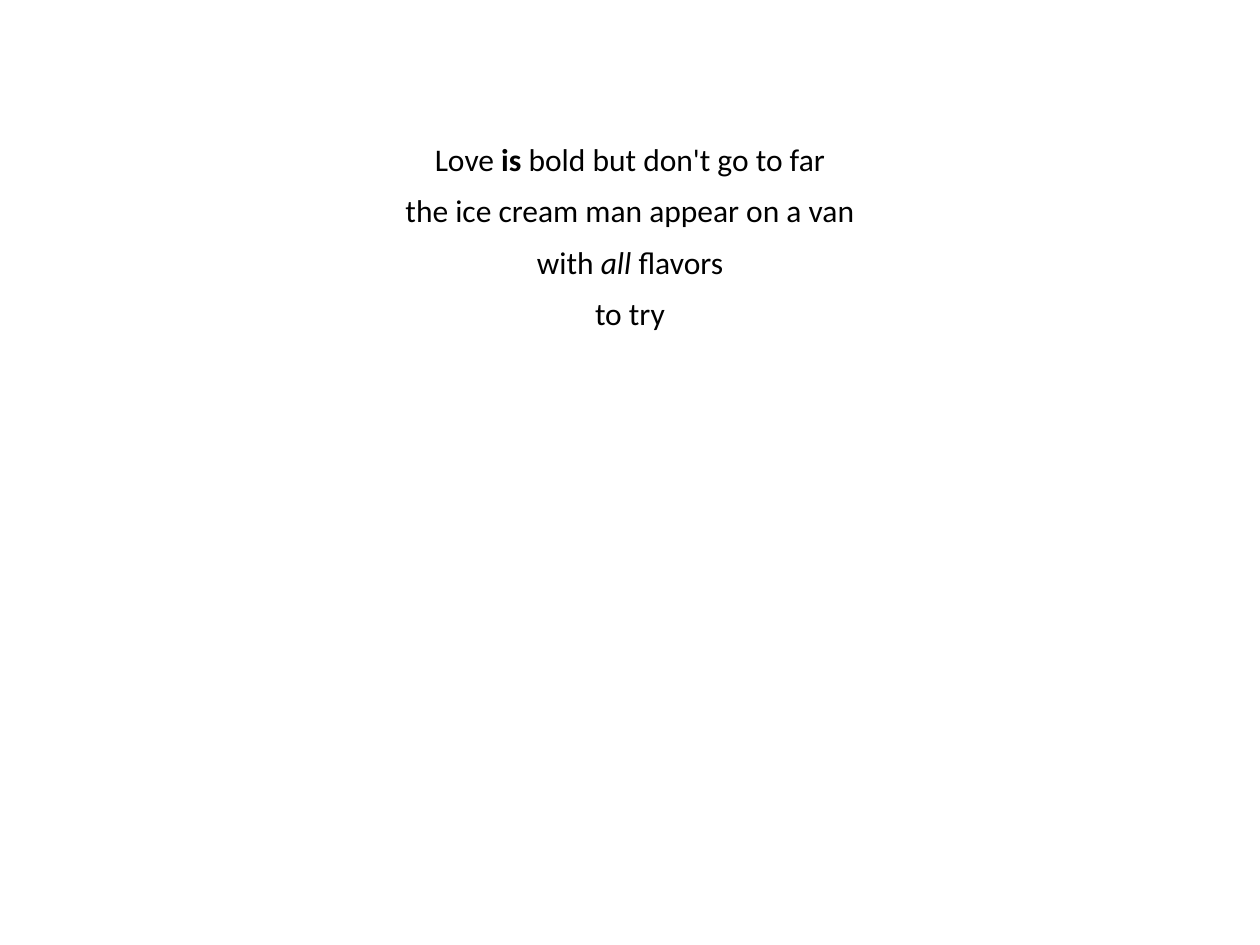
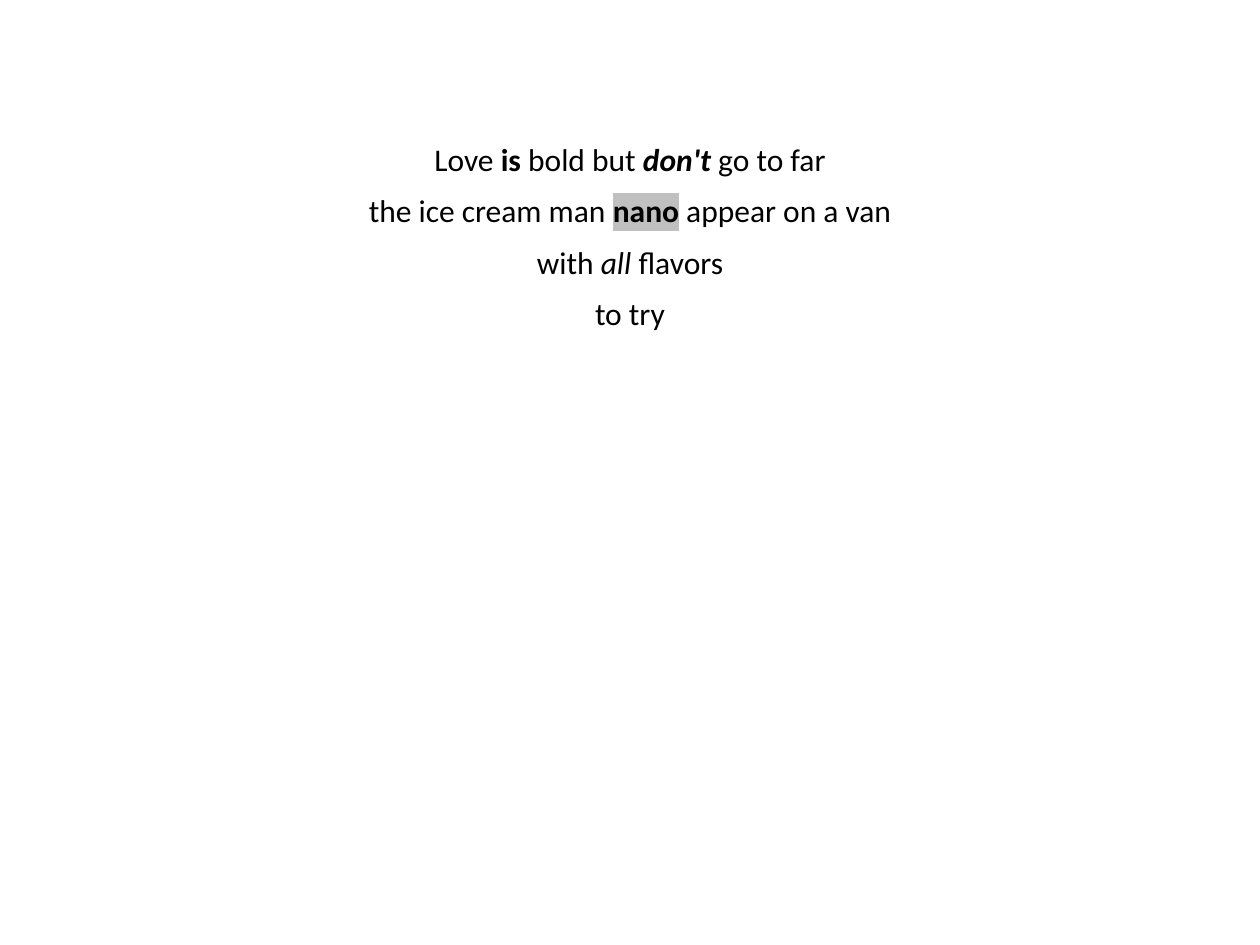
Before and after one commit to datagrovecr/md_ppt, a slide deck: slide 3 of md_ppt/test_results/test.pptx (slide 2 before the commit). Drawn at 1260x945 pixels with LibreOffice and Linux fonts; fonts in the diff are those of the drawing. Boxes give left, top, right and bottom in pixels: in the first picture for what was removed or moved away, otherwise in the second. Text is boxed around its words. In the diff, an @@ line names an element or a change of style, - is before the commit and + after.

```diff
--- a/md_ppt/test_results/test.pptx
+++ b/md_ppt/test_results/test.pptx
@@ text at (434,149,825,177): bold on, italic on in "don't" @@
@@ text at (369,200,891,227): text changed @@
-the ice cream man appear on a van
+the ice cream man nano appear on a van
```
Also in this commit, not shown: 1 slide added, 23 other files.
